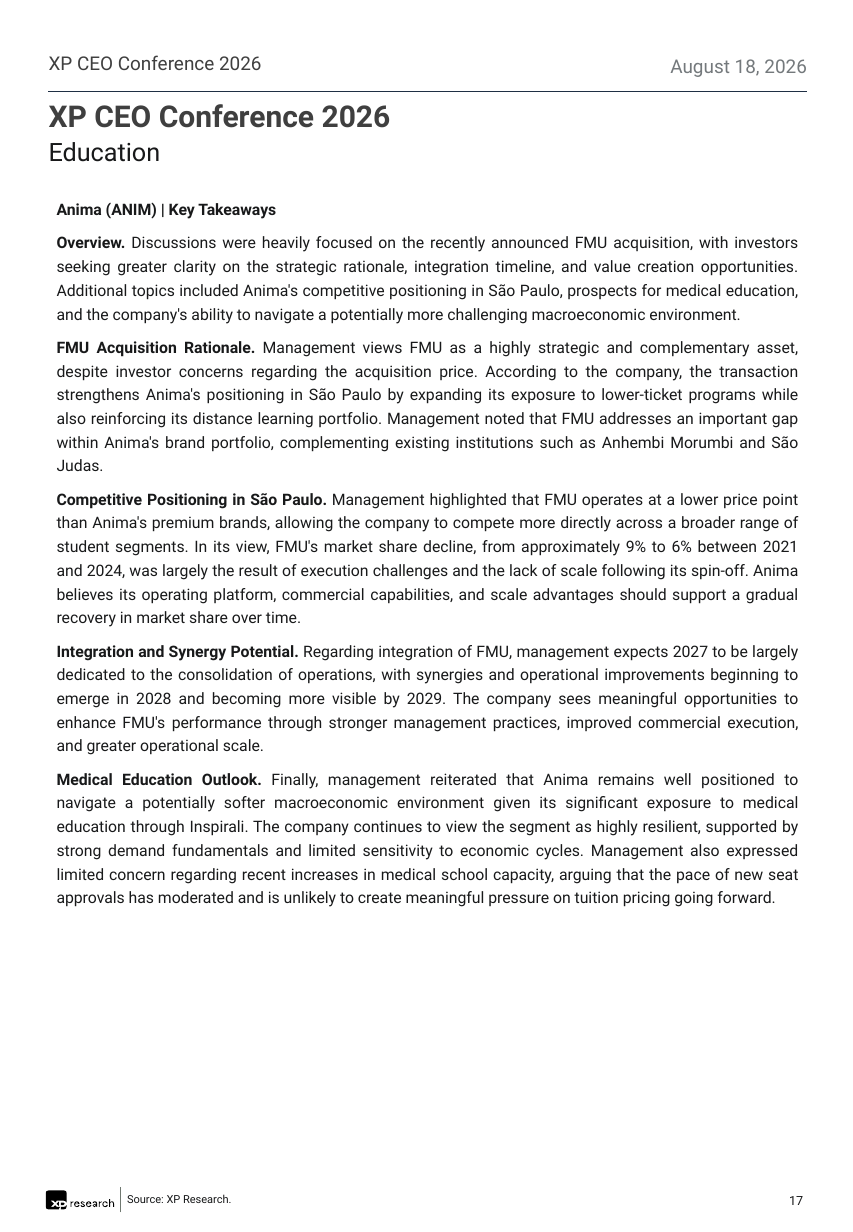
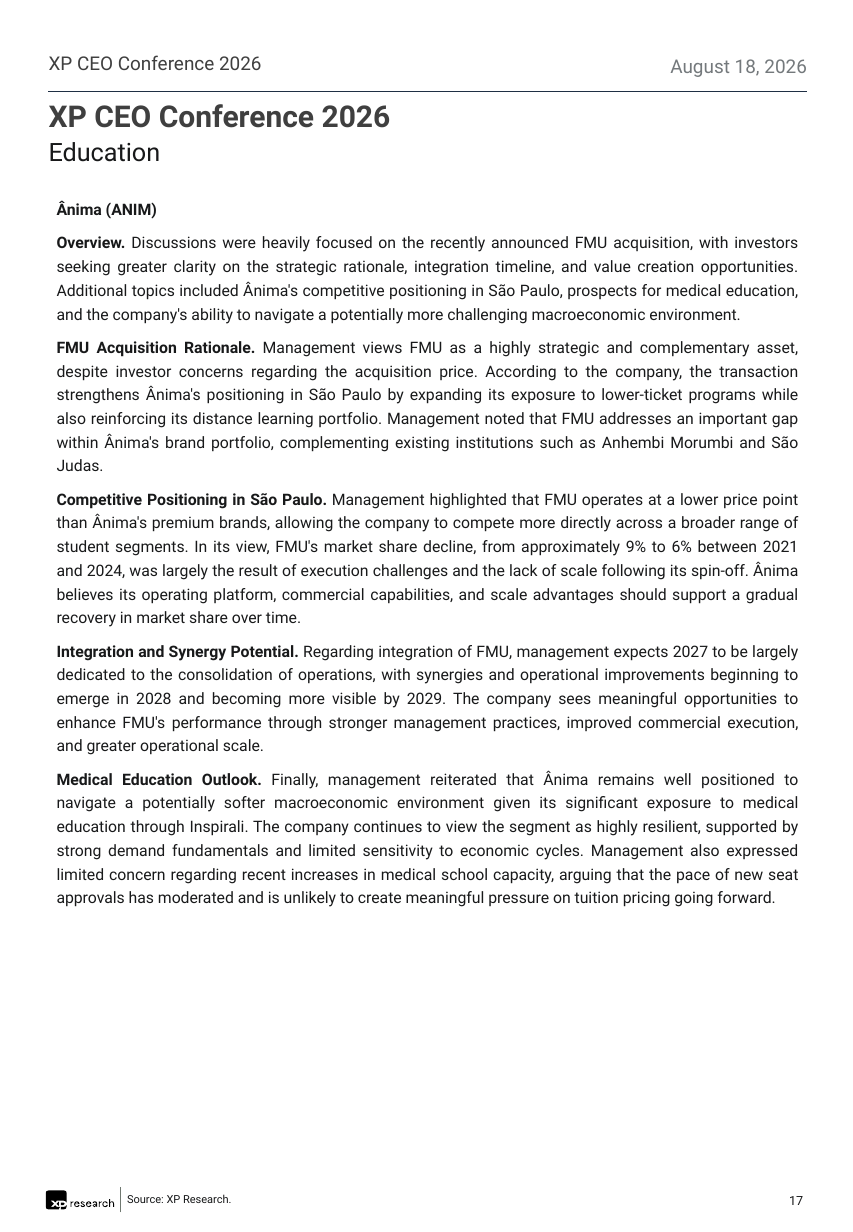
Before and after one commit to CaioLSouza/datasets, a slide deck: slide 17 of ceo_conference_2026/Feedback XP CEO Conference 2026.pptx. Drawn at 853x1232 pixels with LibreOffice and Linux fonts; fonts in the diff are those of the drawing. Boxes give left, top, right and bottom in pixels: in the first picture for what was removed or moved away, otherwise in the second. Text is boxed around its words. In the diff, an @@ line names an element or a change of style, - is before the commit and + after.

```diff
--- a/ceo_conference_2026/Feedback XP CEO Conference 2026.pptx
+++ b/ceo_conference_2026/Feedback XP CEO Conference 2026.pptx
@@ text at (57, 201, 798, 627): text changed @@
-Anima (ANIM) | Key Takeaways
-Overview. Discussions were heavily focused on the recently announced FMU acquisition, with investors seeking greater clarity on the strategic rationale, integration timeline, and value creation opportunities. Additional topics included Anima's competitive positioning in São Paulo, prospects for medical education, and the company's ability to navigate a potentially more challenging macroeconomic environment.
-FMU Acquisition Rationale. Management views FMU as a highly strategic and complementary asset, despite investor concerns regarding the acquisition price. According to the company, the transaction strengthens Anima's positioning in São Paulo by expanding its exposure to lower-ticket programs while also reinforcing its distance learning portfolio. Management noted that FMU addresses an important gap within Anima's brand portfolio, complementing existing institutions such as Anhembi Morumbi and São Judas.
-Competitive Positioning in São Paulo. Management highlighted that FMU operates at a lower price point than Anima's premium brands, allowing the company to compete more directly across a broader range of student segments. In its view, FMU's market share decline, from approximately 9% to 6% between 2021 and 2024, was largely the result of execution challenges and the lack of scale following its spin-off. Anima believes its operating platform, commercial capabilities, and scale advantages should support a gradual recovery in market share over time.
+Ânima (ANIM)
+Overview. Discussions were heavily focused on the recently announced FMU acquisition, with investors seeking greater clarity on the strategic rationale, integration timeline, and value creation opportunities. Additional topics included Ânima's competitive positioning in São Paulo, prospects for medical education, and the company's ability to navigate a potentially more challenging macroeconomic environment.
+FMU Acquisition Rationale. Management views FMU as a highly strategic and complementary asset, despite investor concerns regarding the acquisition price. According to the company, the transaction strengthens Ânima's positioning in São Paulo by expanding its exposure to lower-ticket programs while also reinforcing its distance learning portfolio. Management noted that FMU addresses an important gap within Ânima's brand portfolio, complementing existing institutions such as Anhembi Morumbi and São Judas.
+Competitive Positioning in São Paulo. Management highlighted that FMU operates at a lower price point than Ânima's premium brands, allowing the company to compete more directly across a broader range of student segments. In its view, FMU's market share decline, from approximately 9% to 6% between 2021 and 2024, was largely the result of execution challenges and the lack of scale following its spin-off. Ânima believes its operating platform, commercial capabilities, and scale advantages should support a gradual recovery in market share over time.
@@ text at (57, 771, 798, 907): text changed @@
-Medical Education Outlook. Finally, management reiterated that Anima remains well positioned to navigate a potentially softer macroeconomic environment given its significant exposure to medical education through Inspirali. The company continues to view the segment as highly resilient, supported by strong demand fundamentals and limited sensitivity to economic cycles. Management also expressed limited concern regarding recent increases in medical school capacity, arguing that the pace of new seat approvals has moderated and is unlikely to create meaningful pressure on tuition pricing going forward.
+Medical Education Outlook. Finally, management reiterated that Ânima remains well positioned to navigate a potentially softer macroeconomic environment given its significant exposure to medical education through Inspirali. The company continues to view the segment as highly resilient, supported by strong demand fundamentals and limited sensitivity to economic cycles. Management also expressed limited concern regarding recent increases in medical school capacity, arguing that the pace of new seat approvals has moderated and is unlikely to create meaningful pressure on tuition pricing going forward.
```
Also in this commit, not shown: 41 other slides changed.
